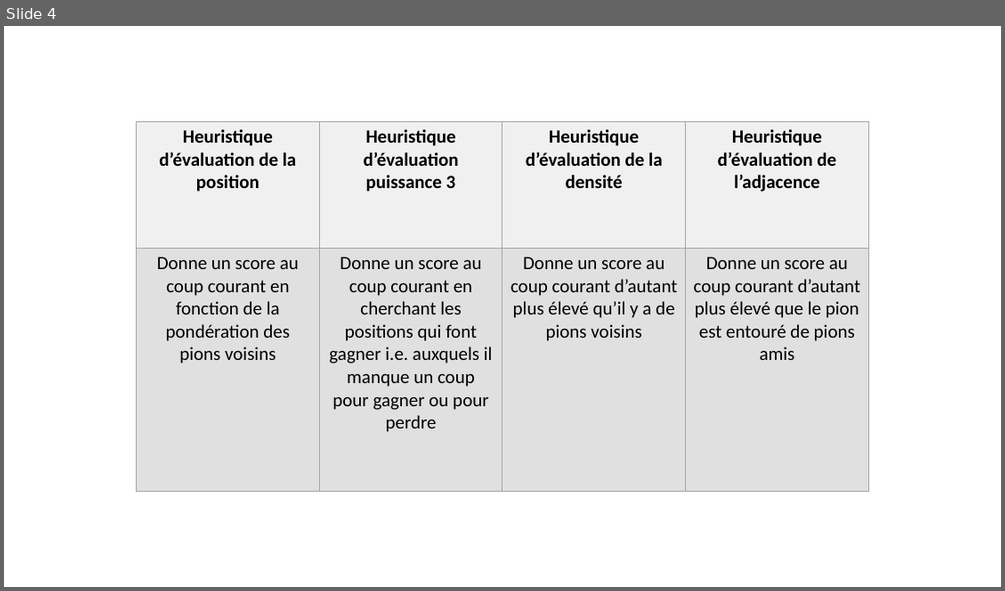
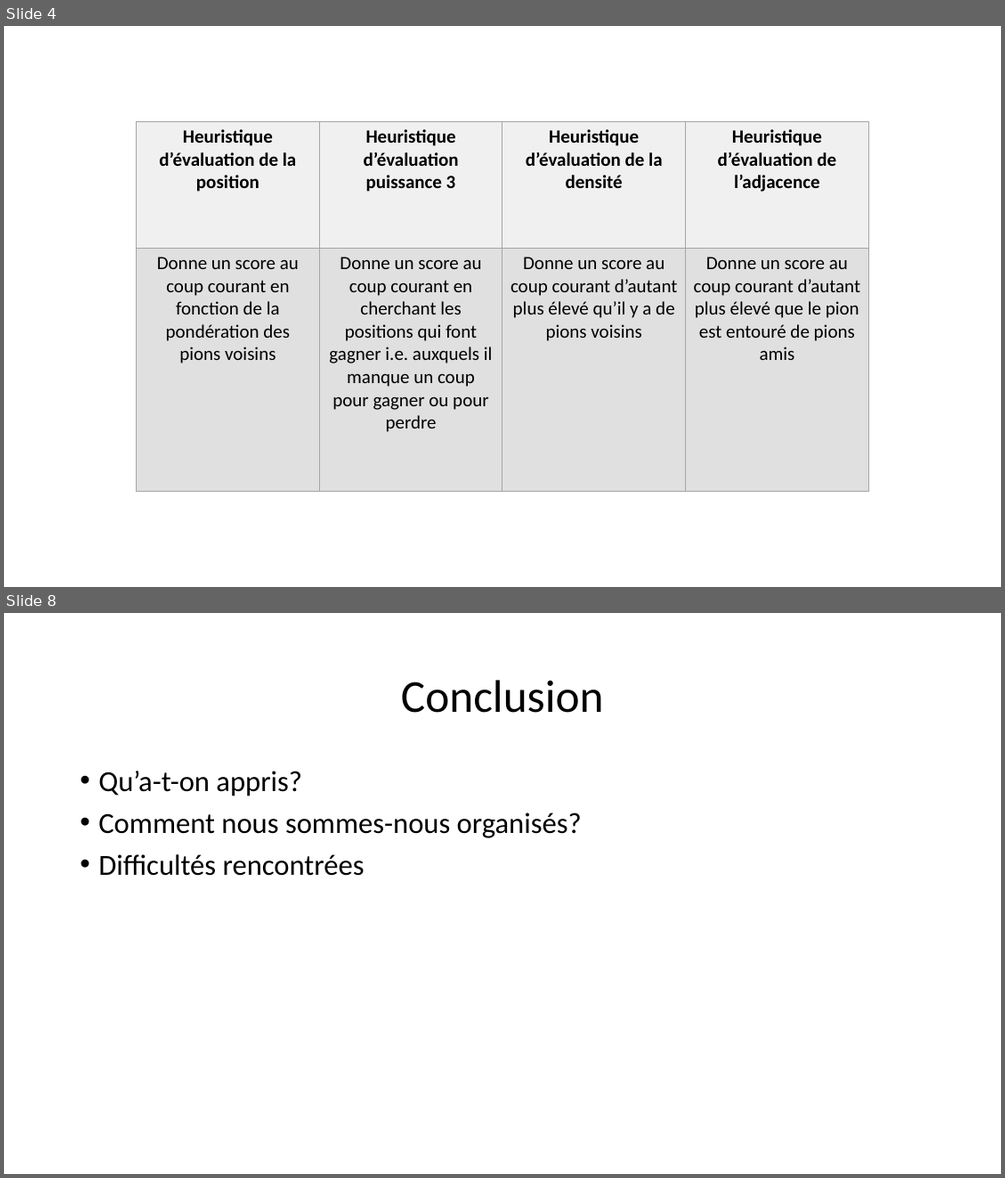
Before and after one commit to FloTrat/Puissance4Prolog, a slide deck: soutenanceH4132.pptx. Shown one above the other, each under a label of ours: slide 4 before the commit, slides 4 and 8 after it; the slides between them are not shown. The pictures are 1005x591 and 1005x1178 pixels, drawn with LibreOffice and Linux fonts; fonts in the diff are those of the drawing. Boxes give left, top, right and bottom in pixels: in the first picture for what was removed or moved away, otherwise in the second. Text is boxed around its words. In the diff, an @@ line names an element or a change of style, - is before the commit and + after.

```diff
--- a/soutenanceH4132.pptx
+++ b/soutenanceH4132.pptx
@@ slide 8 added at <box>4,613,1001,1174</box>, background #FFFFFF @@
@@ title added at <box>401,680,604,713</box>, 44 pt, text #000000 @@
+Conclusion
@@ text added at <box>98,771,582,876</box>, 28 pt, text #000000 @@
+• Qu’a-t-on appris?
+• Comment nous sommes-nous organisés?
+• Difficultés rencontrées
```
Also in this commit, not shown: 3 slides changed, 1 other slide added.
